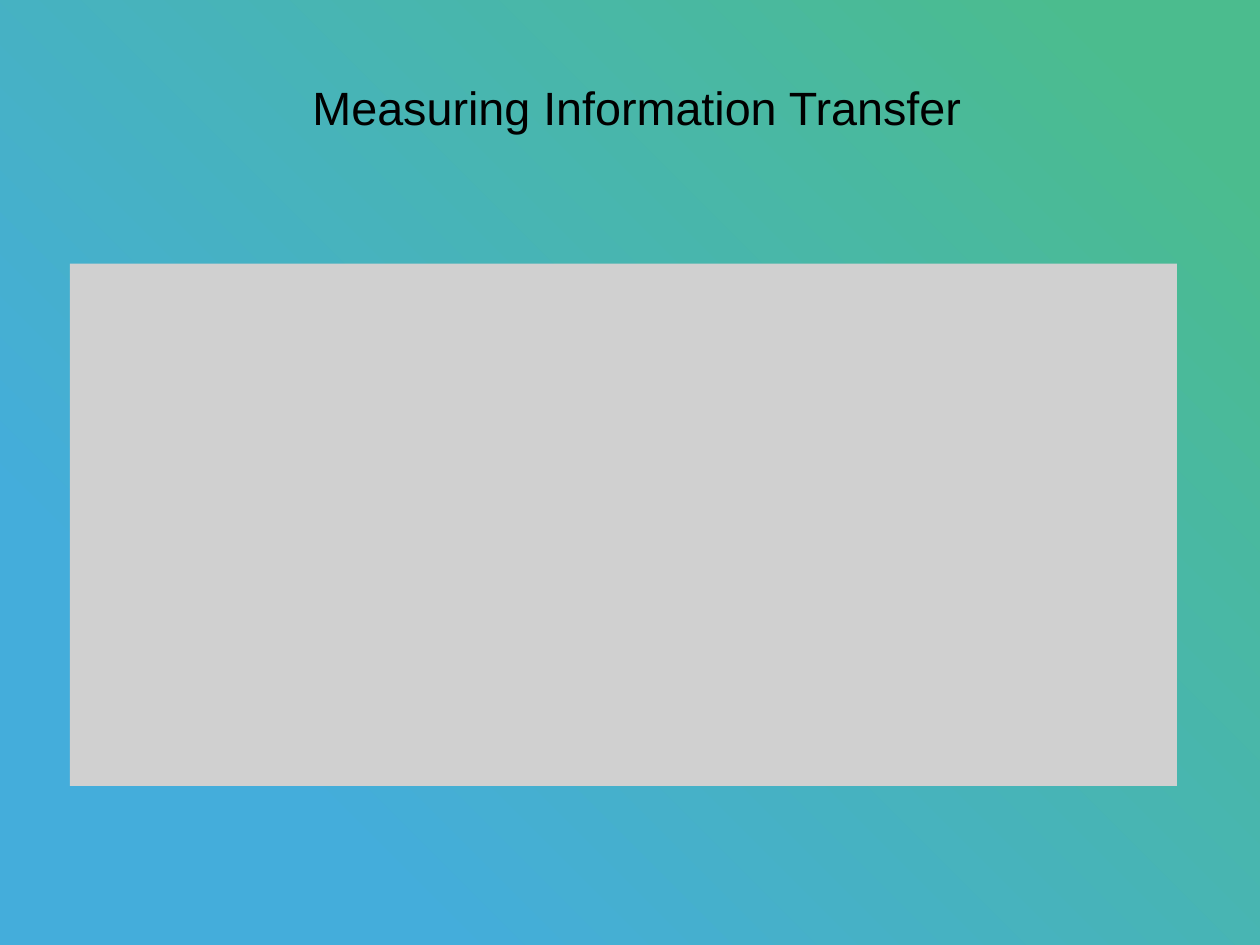
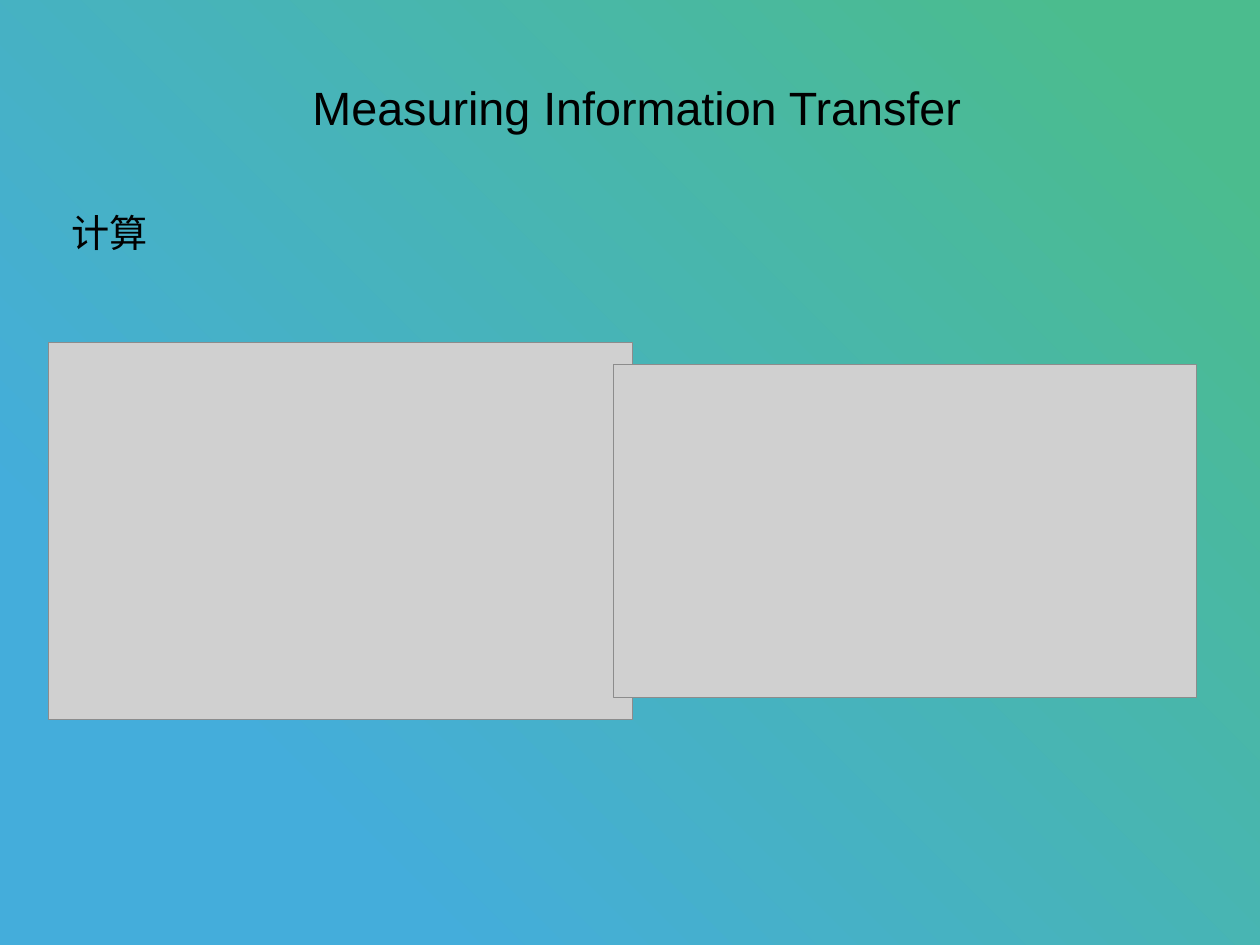
Before and after one commit to stan12138/daily, a slide deck: slide 9 of 转移熵.pptx (slide 12 before the commit). Drawn at 1260x945 pixels with LibreOffice and Linux fonts; fonts in the diff are those of the drawing; grey boxes stand for pictures. Boxes give left, top, right and bottom in pixels: in the first picture for what was removed or moved away, otherwise in the second. Text is boxed around its words. In the diff, an @@ line names an element or a change of style, - is before the commit and + after.

```diff
--- a/转移熵.pptx
+++ b/转移熵.pptx
@@ text added at (71, 215, 147, 250), 36 pt, text #000000 @@
+计算
@@ picture removed at (70, 264, 1177, 786) @@
@@ picture added at (49, 343, 633, 720) @@
@@ picture added at (614, 364, 1197, 697) @@
```
Also in this commit, not shown: 7 other slides changed, 1 slide added, 5 slides removed, 2 other files.
